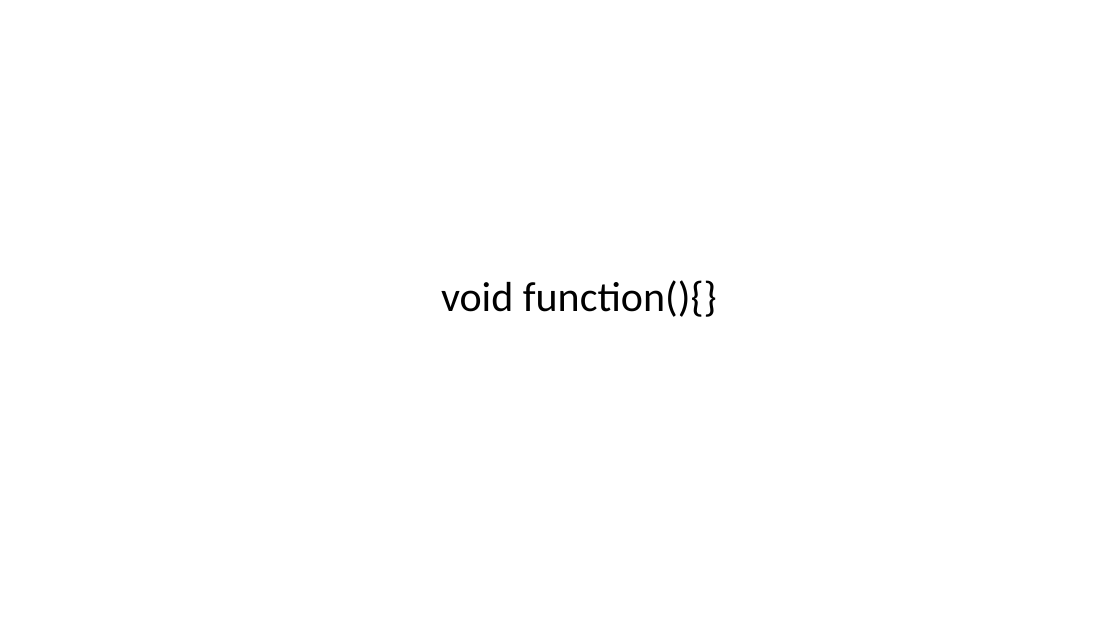
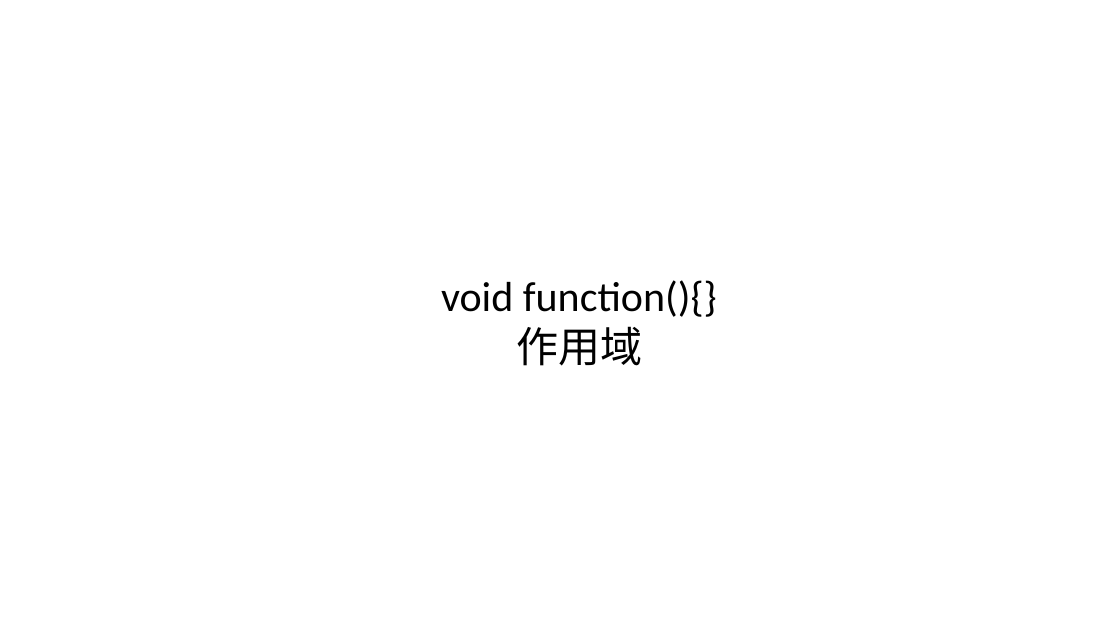
Before and after one commit to fieryheart/store, a slide deck: slide 5 of CAST-teaching/Danmaku-teaching/DanmakuGaming-01.pptx. Drawn at 1120x630 pixels with LibreOffice and Linux fonts; fonts in the diff are those of the drawing; background and template pictures are left out. Boxes give left, top, right and bottom in pixels: in the first picture for what was removed or moved away, otherwise in the second. Text is boxed around its words. In the diff, an @@ line names an element or a change of style, - is before the commit and + after.

```diff
--- a/CAST-teaching/Danmaku-teaching/DanmakuGaming-01.pptx
+++ b/CAST-teaching/Danmaku-teaching/DanmakuGaming-01.pptx
@@ text at <box>516,326,642,366</box>: paragraph added @@
+作用域
```
Also in this commit, not shown: 1 other slide changed, 9 other files.
